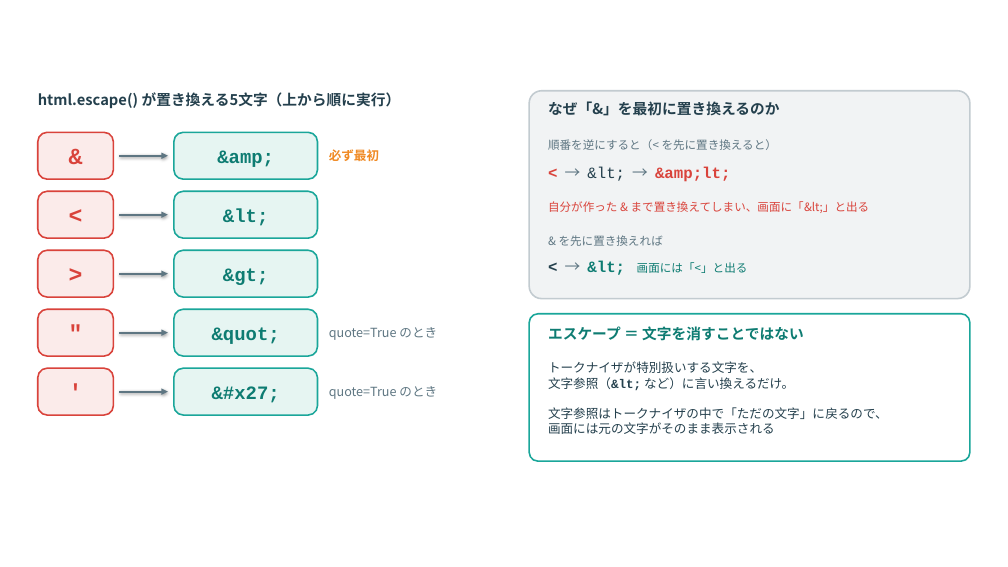
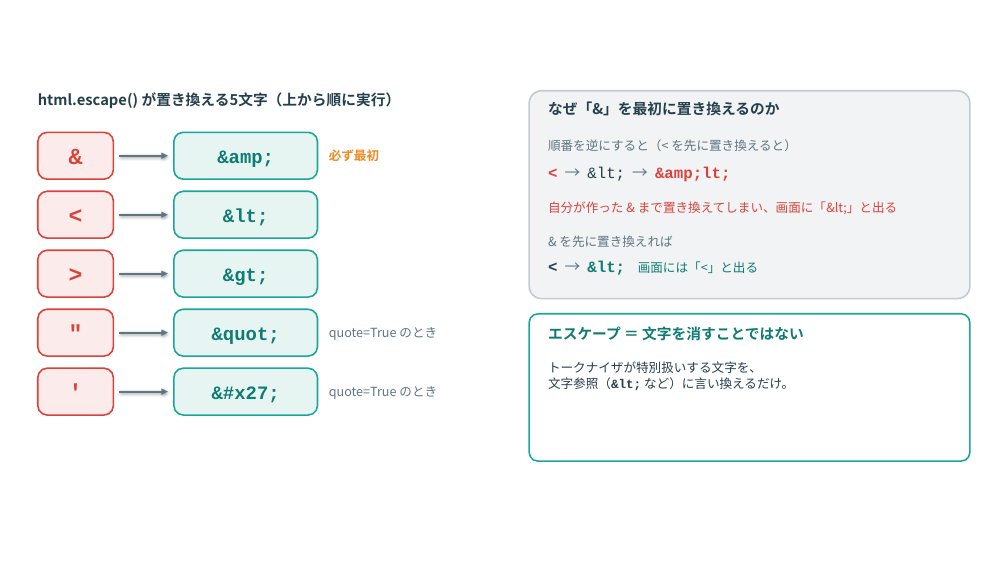
Before and after one commit to nico0748/tech-boosters, a slide deck: slide 9 of deep-dive/drafts/no.1-xss/image/HTMLパーサ図.pptx. Drawn at 1008x567 pixels with LibreOffice and Linux fonts; fonts in the diff are those of the drawing. Boxes give left, top, right and bottom in pixels: in the first picture for what was removed or moved away, otherwise in the second. Text is boxed around its words. In the diff, an @@ line names an element or a change of style, - is before the commit and + after.

```diff
--- a/deep-dive/drafts/no.1-xss/image/HTMLパーサ図.pptx
+++ b/deep-dive/drafts/no.1-xss/image/HTMLパーサ図.pptx
@@ size 11 to 12 pt in 3 elements at [548, 139, 796, 151], [548, 201, 897, 214], [559, 235, 672, 247] @@
@@ text "< → &lt; 画面には「<」と出る" at [587, 261, 758, 275]: size 11 to 12 pt in "画面には「<」と出る" @@
@@ text at [548, 407, 888, 434]: paragraphs removed @@
-文字参照はトークナイザの中で「ただの文字」に戻るので、
-画面には元の文字がそのまま表示される
```
Also in this commit, not shown: 9 other slides changed, 13 other files.
